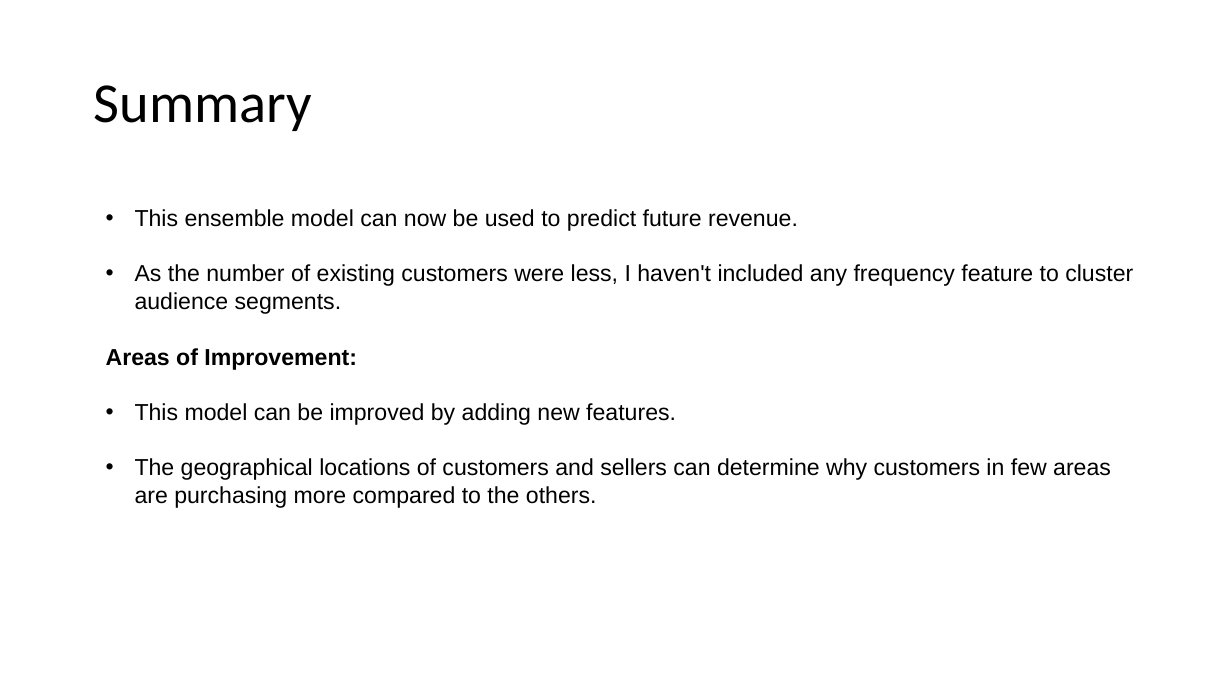
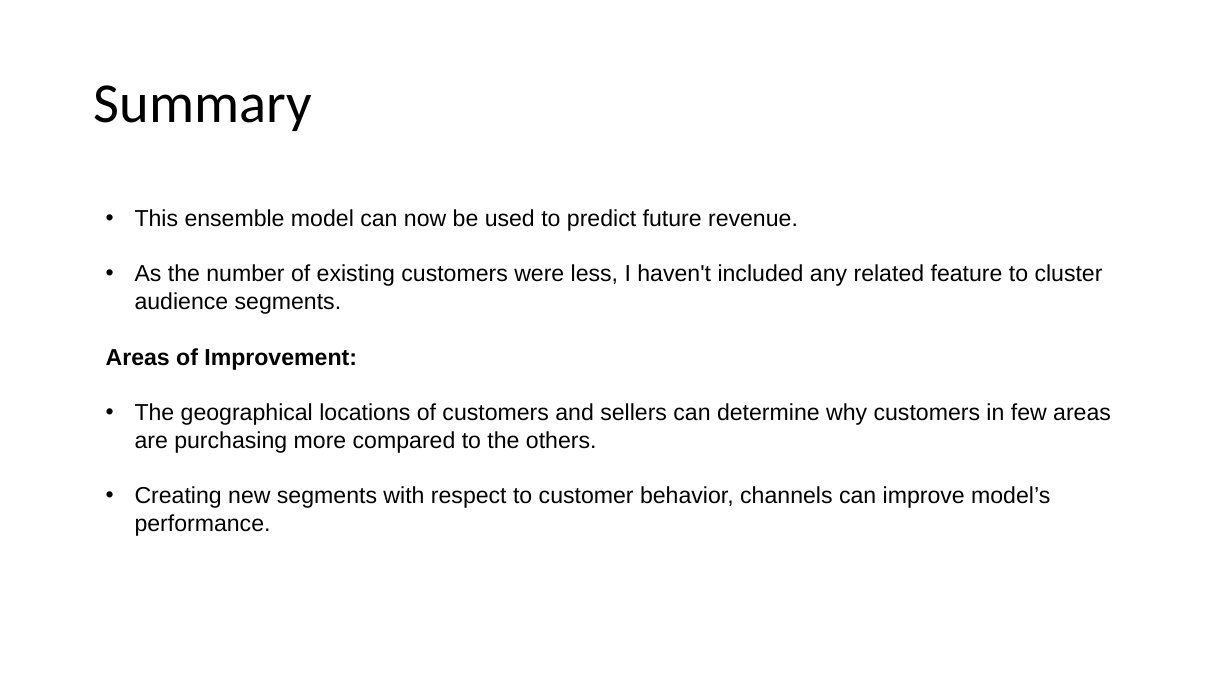
Before and after one commit to saigurram/Customer-Lifetime-Value-Prediction, a slide deck: slide 18 of Customer_Lifetimevalue_Prediction.pptx (slide 16 before the commit). Drawn at 1232x693 pixels with LibreOffice and Linux fonts; fonts in the diff are those of the drawing. Boxes give left, top, right and bottom in pixels: in the first picture for what was removed or moved away, otherwise in the second. Text is boxed around its words. In the diff, an @@ line names an element or a change of style, - is before the commit and + after.

Commit message:
Presentation

```diff
--- a/Customer_Lifetimevalue_Prediction.pptx
+++ b/Customer_Lifetimevalue_Prediction.pptx
@@ text at <box>135,264,1103,314</box>: text changed @@
-• As the number of existing customers were less, I haven't included any frequency feature to cluster audience segments.
+• As the number of existing customers were less, I haven't included any related feature to cluster audience segments.
@@ text at <box>135,403,676,425</box>: paragraph removed @@
-• This model can be improved by adding new features.
@@ text at <box>135,486,1050,536</box>: paragraph added @@
+• Creating new segments with respect to customer behavior, channels can improve model’s performance.
```
Also in this commit, not shown: 9 other slides changed, 4 slides added, 2 slides removed.
